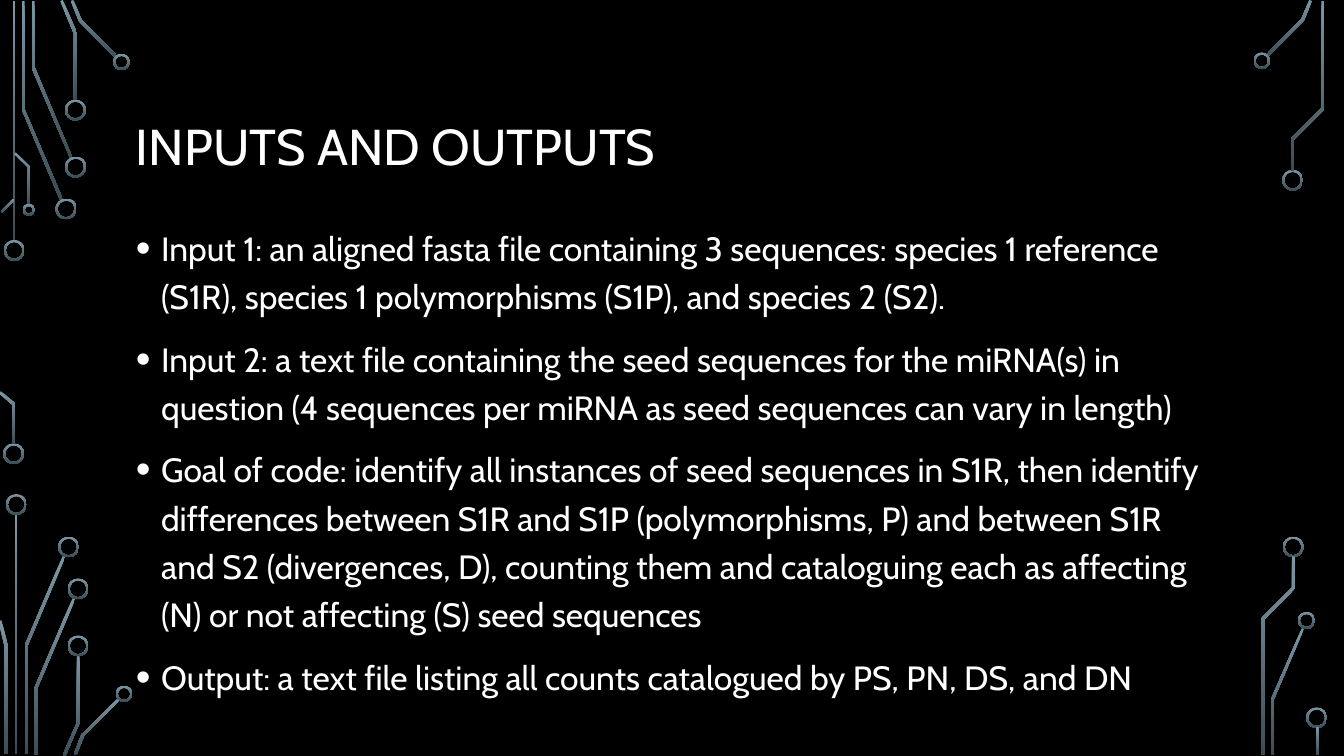
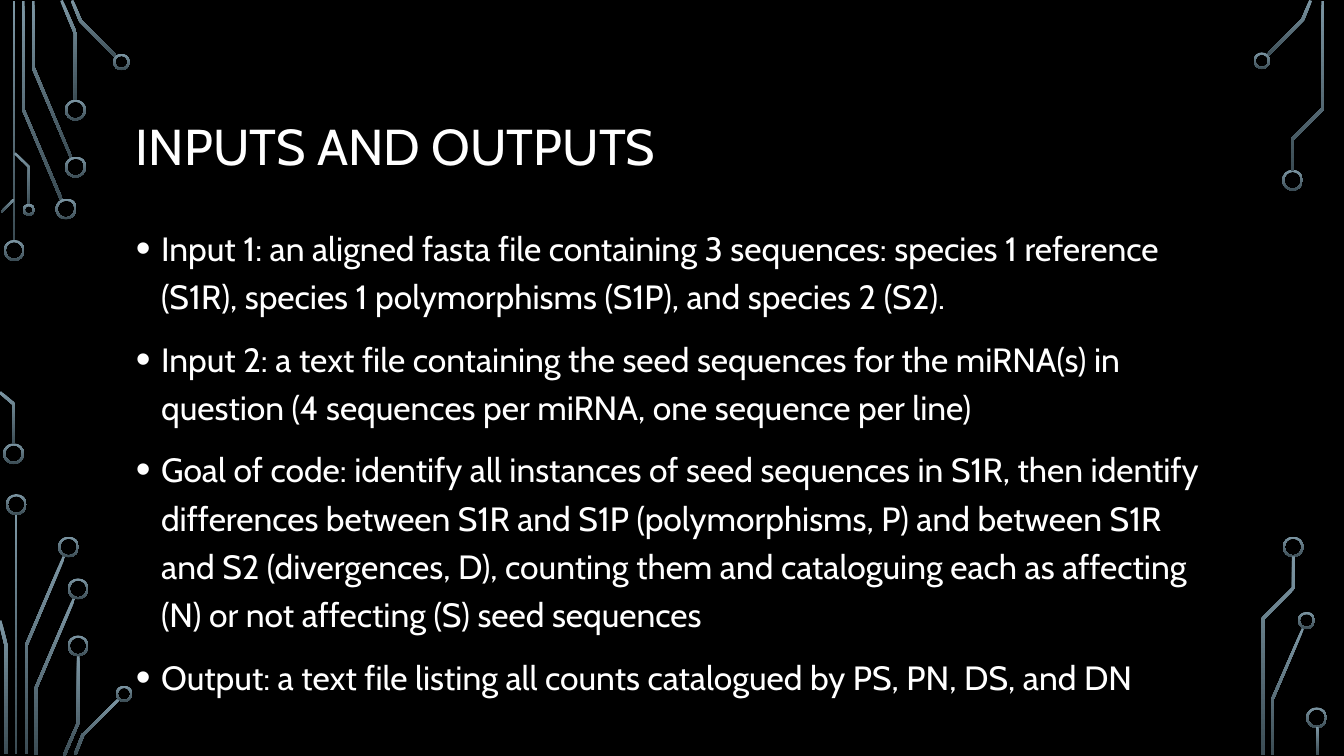
Before and after one commit to jtladner/Courses, a slide deck: slide 5 of PracticalComputing/Fall_2018/Hackathons/Round2/Krencius_MK/krencius_hackathonproject_rd2.pptx. Drawn at 1344x756 pixels with LibreOffice and Linux fonts; fonts in the diff are those of the drawing; background and template pictures are left out. Boxes give left, top, right and bottom in pixels: in the first picture for what was removed or moved away, otherwise in the second. Text is boxed around its words. In the diff, an @@ line names an element or a change of style, - is before the commit and + after.

```diff
--- a/PracticalComputing/Fall_2018/Hackathons/Round2/Krencius_MK/krencius_hackathonproject_rd2.pptx
+++ b/PracticalComputing/Fall_2018/Hackathons/Round2/Krencius_MK/krencius_hackathonproject_rd2.pptx
@@ text at <box>161,346,1120,428</box>: text changed @@
-• Input 2: a text file containing the seed sequences for the miRNA(s) in question (4 sequences per miRNA as seed sequences can vary in length)
+• Input 2: a text file containing the seed sequences for the miRNA(s) in question (4 sequences per miRNA, one sequence per line)
```
Also in this commit, not shown: 10 other files.
